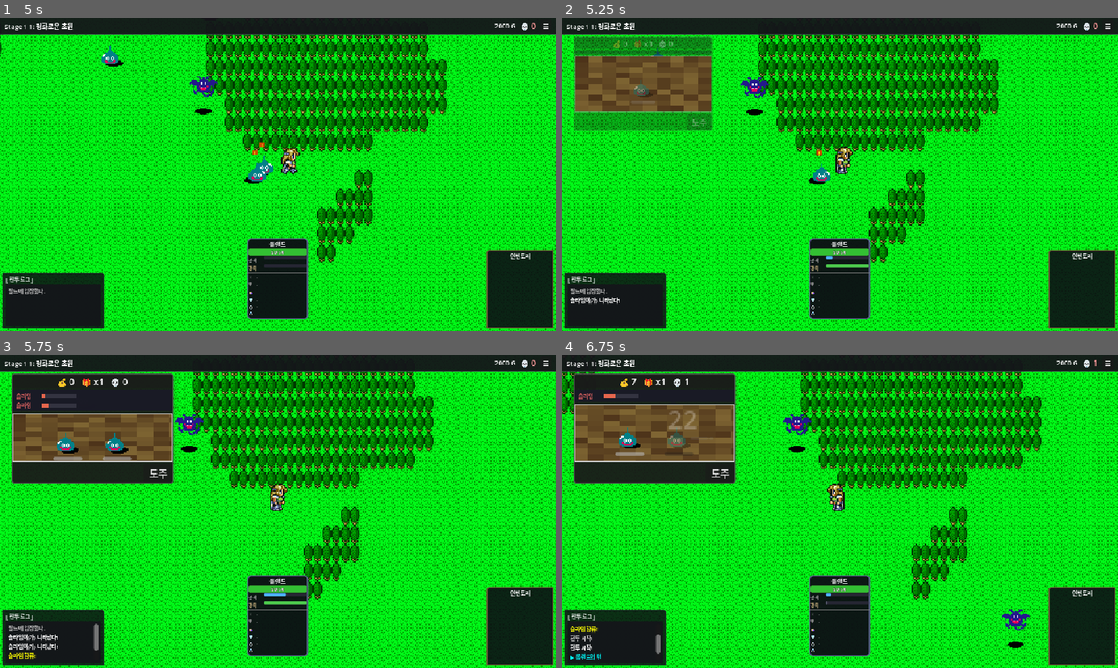
Above: before the commit, frames 1-4 (two rows, left to right).
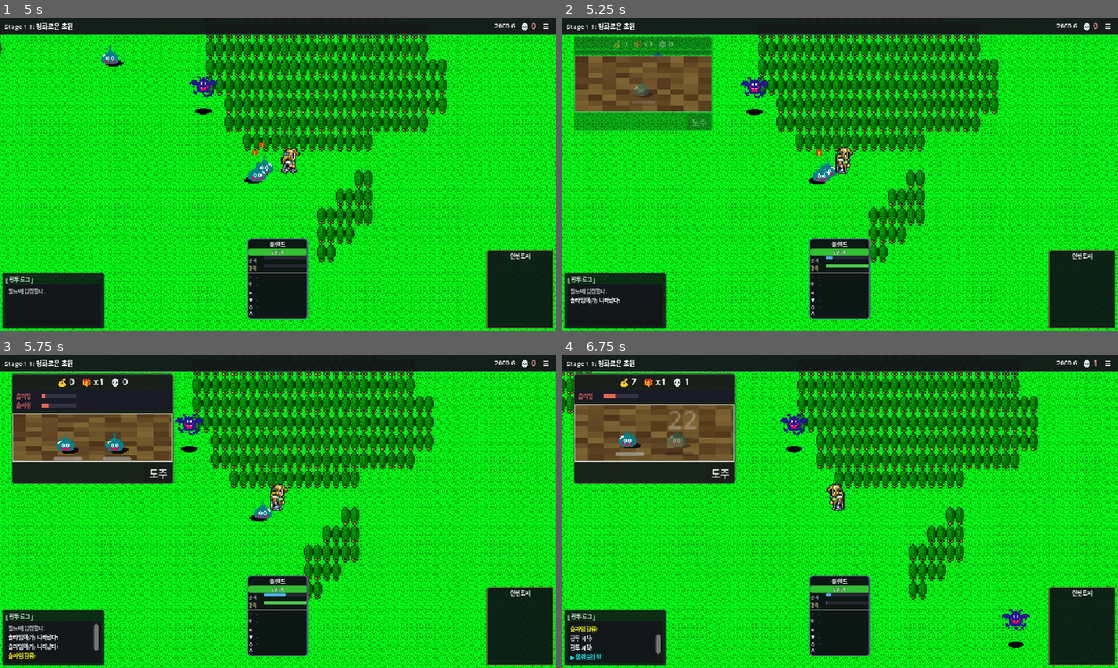
Above: after the commit, the same moments.

Repository: limmmmmmn/Appears-Appears
Game: Godot game, scene res://scenes/main/Main.tscn
Same seed, same stepped clock (60 frames per second), same inputs: the game is played once before the commit and once after it.
Inputs (mouse positions are in pixels of both pictures, inside the frame that each line leads up to):
- Up to frame 1 (5 s): click "새 게임" at 0.5 s; click "☰" at 1.25 s; click "게임 계속" at 2 s; tap Enter at 2.75, 2.85, 4.35 s; move the mouse to (400, 158) at 2.77 s; hold Right (ui_right) 2.78-3.5 s; click (400, 158) at 2.92 s; tap Space at 3.02 s; drag from (166, 190) to (278, 74) at 3.52 s; move the mouse to (333, 105) at 4.27 s; hold Right (ui_right) from 4.28 s (still down)
- Up to frame 2 (5.25 s): release Right (ui_right) at 5 s; drag from (812, 237) to (767, 96) at 5.02 s
- Up to frame 3 (5.75 s): no input
- Up to frame 4 (6.75 s): move the mouse to (1006, 558) at 5.77 s; hold Left (ui_left) 5.78-6.5 s; tap Enter at 5.85 s; tap Space at 6.02 s; drag from (673, 464) to (756, 433) at 6.52 s

Frame 1 is identical in both runs. In frame 2, less than 0.1% of the frame differs, in the area x 46-50%, y 44-52%; in frame 3, 0.1%; in frame 4, 34%, in the area x 0-100%, y 5-100%.

Commit message:
feat: 적 접촉 시 제자리 멈춤 후 0.5초 뒤 사라짐
- freeze_and_despawn() 함수 추가
- 적이 접촉하면 즉시 멈추고 느낌표 아이콘 숨김
- 0.5초 후 사라짐 (전투는 즉시 시작)

https://claude.ai/code/session_01EZ6NoE27XLb4yKkHJtDRDN

Diff:
--- a/scripts/entities/FieldEnemy.gd
+++ b/scripts/entities/FieldEnemy.gd
@@ -228,6 +228,22 @@
 		current_state = prev_state
 
 
+func freeze_and_despawn(duration: float = 0.5) -> void:
+	## 제자리에 멈추고 일정 시간 후 사라짐
+	is_despawning = true
+	velocity = Vector2.ZERO
+	current_state = State.IDLE
+
+	# 느낌표 아이콘 숨김
+	if alert_icon:
+		alert_icon.visible = false
+
+	await get_tree().create_timer(duration).timeout
+
+	if is_instance_valid(self):
+		queue_free()
+
+
 #region 관전 시스템
 func _process_spectate(_delta: float) -> void:
 	## 관전 위치로 이동
--- a/scripts/scenes/Field.gd
+++ b/scripts/scenes/Field.gd
@@ -246,9 +246,6 @@
 	## 필드 적과 충돌 시 - 전투창 증식 시스템 (1:1 대응)
 	## 필드 적 1마리 = 전투창 적 1마리
 
-	# 적만 잠시 멈춤 효과 (조우 시 멈칫)
-	field_enemy.brief_pause(0.25)
-
 	var enemy_data: Dictionary = DataManager.get_enemy(field_enemy.enemy_id)
 	var enemy_name: String = str(enemy_data.get("name", field_enemy.enemy_id))
 
@@ -281,8 +278,9 @@
 	if spawner:
 		spawner.on_enemy_killed(tile_type, enemy_pos)
 
+	# 적 멈추고 0.5초 후 사라짐
 	field_enemies.erase(field_enemy)
-	field_enemy.despawn()
+	field_enemy.freeze_and_despawn(0.5)
 
 	# 새 시스템: 적 1마리씩 전투에 추가 (기존 창에 추가되거나 새 창 생성)
 	if BattleManager:
